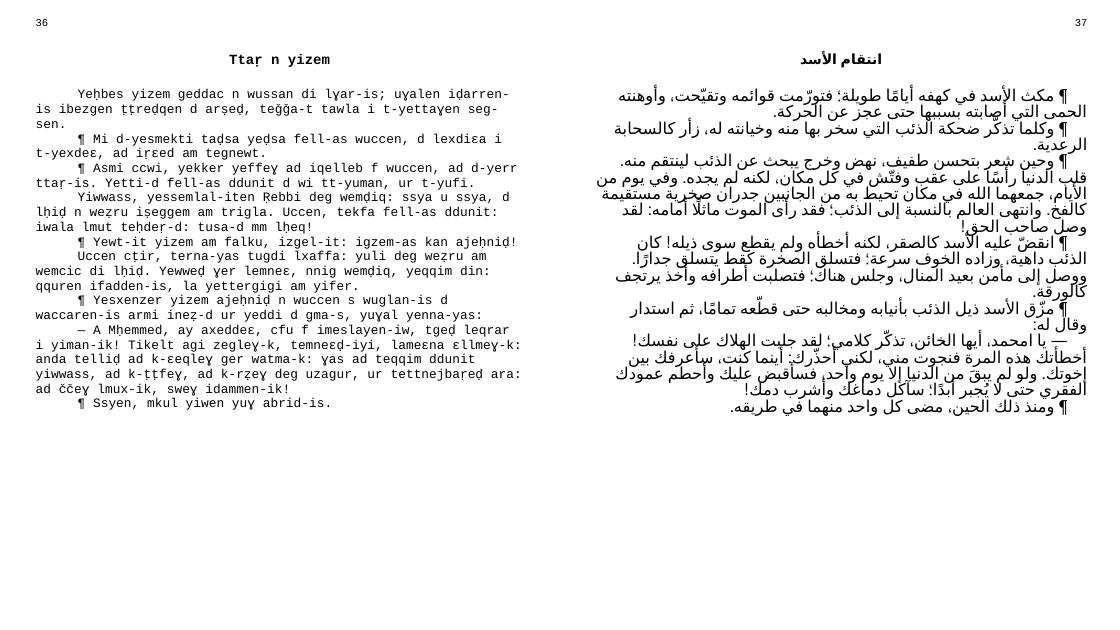
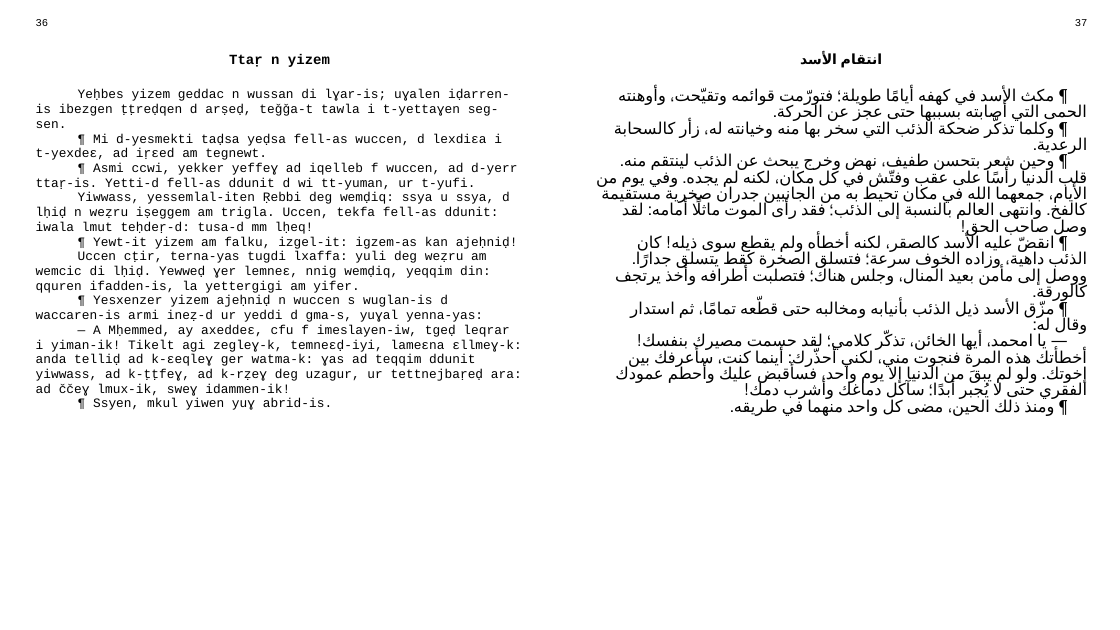
Before and after one commit to sferhah/tamacahut_n_wuccen, a slide deck: slide 15 of Uccen.ConsoleApp/Resources/pptx/uccen.arb.pptx. Drawn at 1120x630 pixels with LibreOffice and Linux fonts; fonts in the diff are those of the drawing. Boxes give left, top, right and bottom in pixels: in the first picture for what was removed or moved away, otherwise in the second. Text is boxed around its words. In the diff, an @@ line names an element or a change of style, - is before the commit and + after.

```diff
--- a/Uccen.ConsoleApp/Resources/pptx/uccen.arb.pptx
+++ b/Uccen.ConsoleApp/Resources/pptx/uccen.arb.pptx
@@ table at box(27, 13, 1096, 607) @@
-row 3, column 3: ¶ مكث الأسد في كهفه أيامًا طويلة؛ فتورّمت قوائمه وتقيّحت، وأوهنته الحمى التي أصابته بسببها حتى عجز عن الحركة. / ¶ وكلما تذكّر ضحكة الذئب التي سخر بها منه وخيانته له، زأر كالسحابة الرعدية. / ¶ وحين شعر بتحسن طفيف، نهض وخرج يبحث عن الذئب لينتقم منه. قلب الدنيا رأسًا على عقب وفتّش في كل مكان، لكنه لم يجده. وفي يوم من الأيام، جمعهما الله في مكان تحيط به من الجانبين جدران صخرية مستقيمة كالفخ. وانتهى العالم بالنسبة إلى الذئب؛ فقد رأى الموت ماثلًا أمامه: لقد وصل صاحب الحق! / ¶ انقضّ عليه الأسد كالصقر، لكنه أخطأه ولم يقطع سوى ذيله! كان الذئب داهية، وزاده الخوف سرعة؛ فتسلق الصخرة كقط يتسلق جدارًا. ووصل إلى مأمن بعيد المنال، وجلس هناك؛ فتصلبت أطرافه وأخذ يرتجف كالورقة. / ¶ مزّق الأسد ذيل الذئب بأنيابه ومخالبه حتى قطّعه تمامًا، ثم استدار وقال له: / — يا امحمد، أيها الخائن، تذكّر كلامي؛ لقد جلبت الهلاك على نفسك! أخطأتك هذه المرة فنجوت مني، لكني أحذّرك: أينما كنت، سأعرفك بين إخوتك. ولو لم يبقَ من الدنيا إلا يوم واحد، فسأقبض عليك وأحطم عمودك الفقري حتى لا يُجبر أبدًا؛ سآكل دماغك وأشرب دمك! / ¶ ومنذ ذلك الحين، مضى كل واحد منهما في طريقه.
+row 3, column 3: ¶ مكث الأسد في كهفه أيامًا طويلة؛ فتورّمت قوائمه وتقيّحت، وأوهنته الحمى التي أصابته بسببها حتى عجز عن الحركة. / ¶ وكلما تذكّر ضحكة الذئب التي سخر بها منه وخيانته له، زأر كالسحابة الرعدية. / ¶ وحين شعر بتحسن طفيف، نهض وخرج يبحث عن الذئب لينتقم منه. قلب الدنيا رأسًا على عقب وفتّش في كل مكان، لكنه لم يجده. وفي يوم من الأيام، جمعهما الله في مكان تحيط به من الجانبين جدران صخرية مستقيمة كالفخ. وانتهى العالم بالنسبة إلى الذئب؛ فقد رأى الموت ماثلًا أمامه: لقد وصل صاحب الحق! / ¶ انقضّ عليه الأسد كالصقر، لكنه أخطأه ولم يقطع سوى ذيله! كان الذئب داهية، وزاده الخوف سرعة؛ فتسلق الصخرة كقط يتسلق جدارًا. ووصل إلى مأمن بعيد المنال، وجلس هناك؛ فتصلبت أطرافه وأخذ يرتجف كالورقة. / ¶ مزّق الأسد ذيل الذئب بأنيابه ومخالبه حتى قطّعه تمامًا، ثم استدار وقال له: / — يا امحمد، أيها الخائن، تذكّر كلامي؛ لقد حسمت مصيرك بنفسك! أخطأتك هذه المرة فنجوت مني، لكني أحذّرك: أينما كنت، سأعرفك بين إخوتك. ولو لم يبقَ من الدنيا إلا يوم واحد، فسأقبض عليك وأحطم عمودك الفقري حتى لا يُجبر أبدًا؛ سآكل دماغك وأشرب دمك! / ¶ ومنذ ذلك الحين، مضى كل واحد منهما في طريقه.
```
Also in this commit, not shown: 3 other files.
